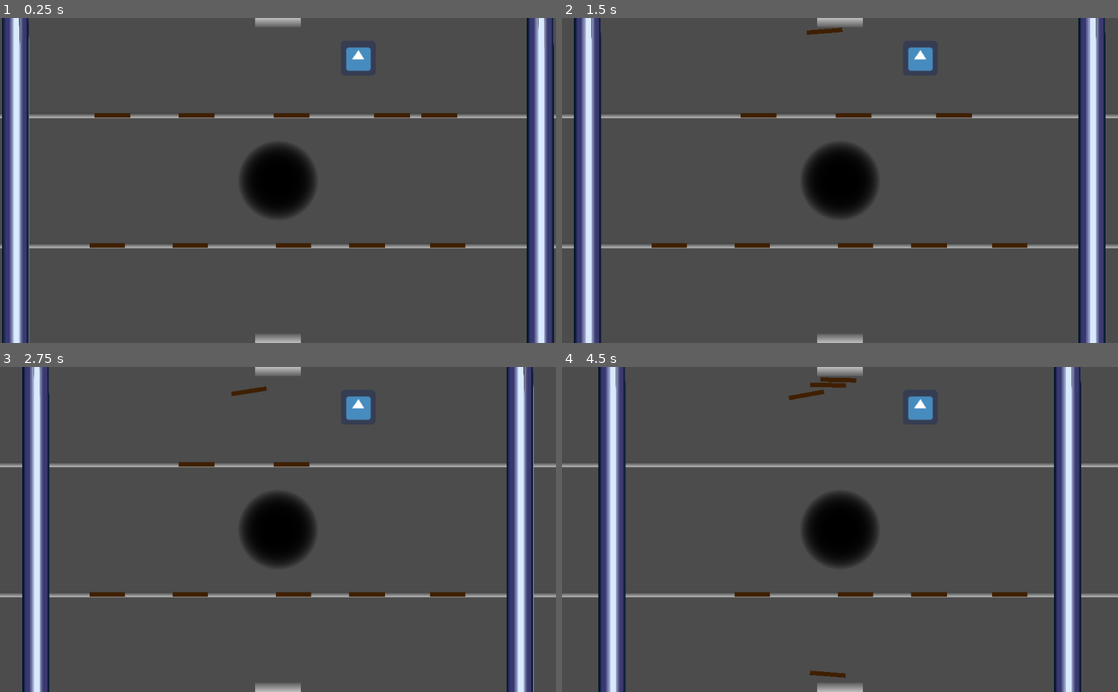
Above: before the commit, frames 1-4 (two rows, left to right).
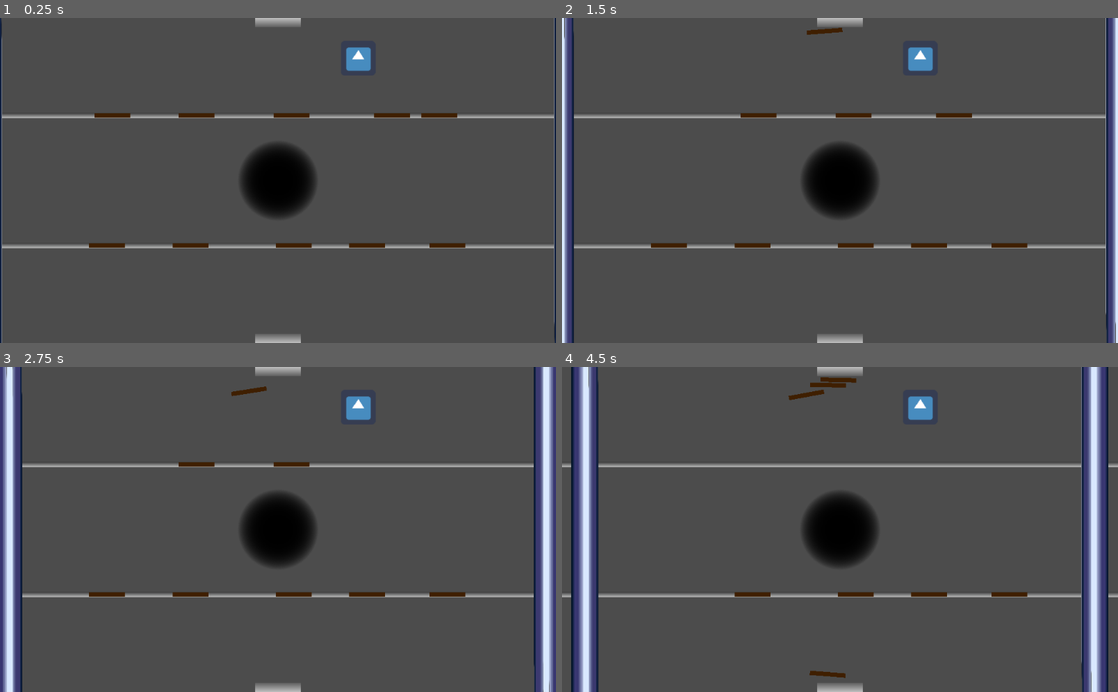
Above: after the commit, the same moments.

Repository: hgcummings/garbage-crusher
Game: Godot game, scene res://Main.tscn
The game is run twice, just before and just after one commit, with the same random seed, the same clock (stepped at 60 frames per second) and the same inputs. The engine's default icon, where the game draws it, is replaced by a stand-in: a white triangle on a blue panel in a dark square.
Inputs (mouse positions are in pixels of both pictures, inside the frame that each line leads up to):
- Up to frame 1 (0.25 s): no input
- Up to frame 2 (1.5 s): move the mouse to (673, 115) at 0.52 s; click (673, 115) at 0.67 s; move the mouse to (1001, 115) at 1.27 s; click (1001, 115) at 1.42 s
- Up to frame 3 (2.75 s): move the mouse to (394, 464) at 2.02 s; click (394, 464) at 2.17 s
- Up to frame 4 (4.5 s): move the mouse to (756, 464) at 2.77 s; click (756, 464) at 2.92 s; move the mouse to (851, 464) at 3.52 s; click (851, 464) at 3.67 s; move the mouse to (667, 594) at 4.27 s; click (667, 594) at 4.42 s

The runs differ from the first frame. In frame 1, 10% of the frame differs, in the area x 0-100%, y 0-100%; in frame 2, 14%; in frame 3, 18%; in frame 4, 20%, in the area x 1-99%, y 0-100%.

Commit message:
Calculate bracing states in main script

Diff:
--- a/ChannelStick.gd
+++ b/ChannelStick.gd
@@ -35,18 +35,17 @@
 func as_channel_stick():
 	return self
 
+func get_length():
+	# The width of a RectangleShape2D is twice the extent
+	return $CollisionShape2D.shape.extents.x * 2
+
 func _physics_process(delta):
 	if is_braced:
 		return
 
 	remove_collision_exception_with(left_wall)
 	remove_collision_exception_with(right_wall)
-	var test_collision = move_and_collide(Vector2.ZERO, true, true, true)
-	if (test_collision && test_collision.travel.y != 0):
-		is_braced = true
-		pass
-	else:
-		move_and_collide(Vector2.ZERO)
+	move_and_collide(Vector2.ZERO)
 	add_collision_exception_with(left_wall)
 	add_collision_exception_with(right_wall)
 
--- a/ChannelStick.tscn
+++ b/ChannelStick.tscn
@@ -11,6 +11,7 @@
 
 [sub_resource type="GradientTexture" id=3]
 gradient = SubResource( 2 )
+width = 33
 
 [sub_resource type="Gradient" id=6]
 offsets = PoolRealArray( 0, 0.5, 1 )
@@ -35,7 +36,7 @@
 
 [node name="Sprite" type="Sprite" parent="."]
 position = Vector2( -1.49012e-08, -1.78814e-07 )
-scale = Vector2( 0.0319824, 8 )
+scale = Vector2( 2, 8 )
 texture = SubResource( 3 )
 
 [node name="Sprite_Braced" type="Sprite" parent="."]
--- a/Main.gd
+++ b/Main.gd
@@ -34,9 +34,22 @@
 		$LeftWall.is_braced = false
 		$RightWall.is_braced = false
 
+const MARGIN = 0
+const STICK_MARGIN = -1
 
 func _check_if_braced(channel):
-	for stick in channel.get_node("Contents").get_children():
-		if (stick.is_braced):
-			return true
-	return false
+	var distance_between_walls = $RightWall.global_position.x - $LeftWall.global_position.x
+	var sticks = channel.get_node("Contents").get_children()
+	var sticks_length = 0
+
+	for stick in sticks:
+		sticks_length += stick.get_length() + STICK_MARGIN
+
+	print(sticks_length, " ", distance_between_walls)
+
+	var is_braced = distance_between_walls < sticks_length + MARGIN
+
+	for stick in sticks:
+		stick.is_braced = is_braced
+
+	return is_braced
--- a/Main.tscn
+++ b/Main.tscn
@@ -77,9 +77,11 @@
 collision_mask = 2304
 
 [node name="LeftWall" parent="." instance=ExtResource( 1 )]
+position = Vector2( 0, 300 )
 
 [node name="RightWall" parent="." instance=ExtResource( 1 )]
-position = Vector2( 974, 0 )
+position = Vector2( 1024, 300 )
+rotation = 3.14159
 direction = -1
 
 [node name="Player" parent="." instance=ExtResource( 3 )]
--- a/Wall.tscn
+++ b/Wall.tscn
@@ -10,11 +10,11 @@
 z_index = 50
 script = ExtResource( 2 )
 
-[node name="CollisionShape2D" type="CollisionShape2D" parent="."]
-position = Vector2( 25, 300 )
-shape = SubResource( 1 )
-
 [node name="Sprite" type="Sprite" parent="."]
-position = Vector2( 25, 300 )
+position = Vector2( -25, 0 )
 scale = Vector2( 0.0657895, 0.3 )
 texture = ExtResource( 1 )
+
+[node name="CollisionShape2D" type="CollisionShape2D" parent="."]
+position = Vector2( -25, 0 )
+shape = SubResource( 1 )
